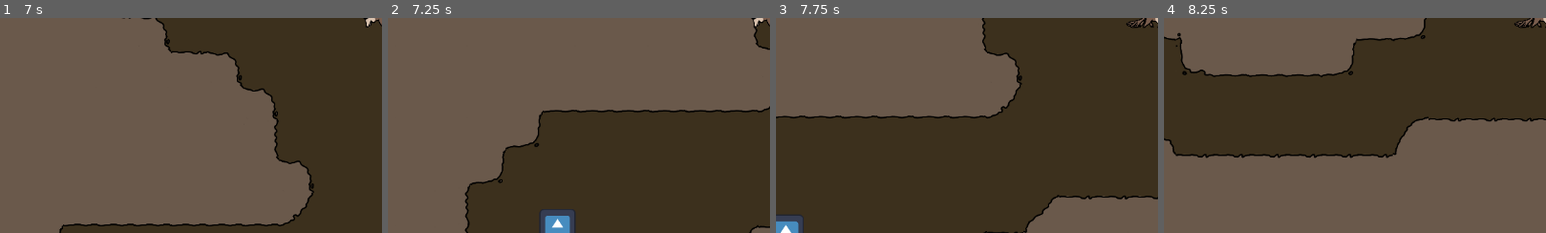
Above: before the commit, frames 1-4 (left to right).
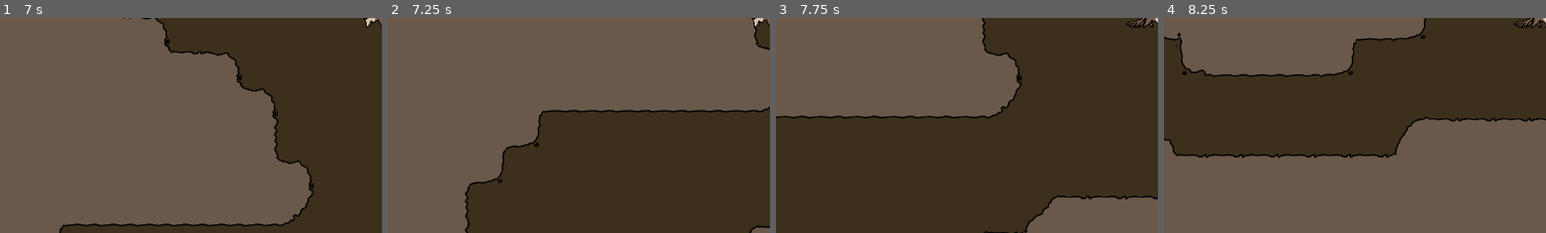
Above: after the commit, the same moments.

Repository: IncrediblyCreativeUsername/Team-Indecisive-Cutthroat-2026
Game: Godot game, scene res://Game/game2.tscn
The game is run twice, just before and just after one commit, with the same random seed, the same clock (stepped at 60 frames per second) and the same inputs. This scene is started directly instead of the project's main scene. The engine's default icon, where the game draws it, is replaced by a stand-in: a white triangle on a blue panel in a dark square.
Inputs (mouse positions are % of the whole screen's width and height, from its top left):
- Up to frame 1 (7 s): tap Enter at 0.5 s; move the mouse to (72, 45) at 0.52 s; hold D (MOVE_RIGHT) 0.53-2.03 s; tap Q (DROP) at 0.6, 2.85, 5.1 s; tap W (JUMP) at 0.77, 1.52, 3.02, 3.77, 4.52, 6.02, 6.77 s; move the mouse to (30, 55) at 1.27 s; tap E (EAT) at 1.35, 3.6, 5.85 s; move the mouse to (60, 28) at 2.02 s; hold A (MOVE_LEFT) 2.03-2.78 s; click (60, 28) at 2.1 s; move the mouse to (45, 70) at 2.77 s; hold D (MOVE_RIGHT) 2.78-4.28 s; move the mouse to (80, 65) at 3.52 s; move the mouse to (20, 35) at 4.27 s; hold A (MOVE_LEFT) 4.28-5.03 s; click (20, 35) at 4.35 s; move the mouse to (55, 50) at 5.02 s; hold D (MOVE_RIGHT) 5.03-5.78 s; move the mouse to (35, 25) at 5.77 s; hold A (MOVE_LEFT) from 5.78 s (still down); move the mouse to (72, 45) at 6.52 s; click (72, 45) at 6.6 s
- Up to frame 2 (7.25 s): keep holding A (MOVE_LEFT)
- Up to frame 3 (7.75 s): move the mouse to (30, 55) at 7.27 s; release A (MOVE_LEFT) at 7.28 s; hold D (MOVE_RIGHT) from 7.28 s (still down); tap Q (DROP) at 7.35 s; tap W (JUMP) at 7.52 s
- Up to frame 4 (8.25 s): keep holding D (MOVE_RIGHT); move the mouse to (60, 28) at 8.02 s; tap E (EAT) at 8.1 s
The pictures show only the part of the screen within x 0-50%, y 50-100%; the shares and areas given below are measured in that part.

Frame 1 is identical in both runs. In frame 2, 1.0% of the frame differs, in the area x 39-49%, y 88-100%; in frame 3, 0.6%; in frame 4, nothing differs.

Commit message:
Bug fixes
Deleted rocks from levels, fixed layering issue between player and hats

Diff:
--- a/Game/Game.tscn
+++ b/Game/Game.tscn
@@ -7,7 +7,6 @@
 [ext_resource type="PackedScene" uid="uid://da15vktx8ws2l" path="res://UI/Pause.tscn" id="4_fuqhk"]
 [ext_resource type="PackedScene" uid="uid://bohevvymyfxhh" path="res://Tilemap/Tilemap.tscn" id="6_fuqhk"]
 [ext_resource type="PackedScene" uid="uid://dgkriuiho5nhi" path="res://Nephew/nephew.tscn" id="6_ghvq8"]
-[ext_resource type="PackedScene" uid="uid://d2unaxpm6c284" path="res://Rock/Rock.tscn" id="8_oscxy"]
 [ext_resource type="AudioStream" uid="uid://caqdoipvw60sr" path="res://Art/Sounds/Music/AnteaterLevelMusic(NameTBD).wav" id="9_eqev2"]
 [ext_resource type="PackedScene" uid="uid://b4w6kdudqm68g" path="res://Boss/Boss.tscn" id="10_q6w4l"]
 
@@ -58,9 +57,6 @@
 [node name="Enemy7" parent="." unique_id=697022856 instance=ExtResource("4_37esa")]
 position = Vector2(1781, 3107)
 
-[node name="Rock" parent="." unique_id=1088549404 instance=ExtResource("8_oscxy")]
-position = Vector2(-586, -604)
-
 [node name="AudioStreamPlayer2D" type="AudioStreamPlayer" parent="." unique_id=2112822668]
 process_mode = 3
 stream = ExtResource("9_eqev2")
--- a/Game/game2.tscn
+++ b/Game/game2.tscn
@@ -8,7 +8,6 @@
 [ext_resource type="PackedScene" uid="uid://dy7klndipufbg" path="res://Player/Player.tscn" id="5_tvcsn"]
 [ext_resource type="PackedScene" uid="uid://dfooacd5orfqh" path="res://Enemy/Enemy.tscn" id="6_o8kjv"]
 [ext_resource type="PackedScene" uid="uid://dgkriuiho5nhi" path="res://Nephew/nephew.tscn" id="7_54uxu"]
-[ext_resource type="PackedScene" uid="uid://d2unaxpm6c284" path="res://Rock/Rock.tscn" id="8_weqps"]
 [ext_resource type="PackedScene" uid="uid://b4w6kdudqm68g" path="res://Boss/Boss.tscn" id="10_58alt"]
 
 [node name="Game" type="Node2D" unique_id=58104947]
@@ -140,8 +139,5 @@
 
 [node name="Rocks" type="Node2D" parent="." unique_id=1803373562]
 
-[node name="Rock" parent="Rocks" unique_id=116595279 instance=ExtResource("8_weqps")]
-position = Vector2(-1098, 13)
-
 [node name="Boss" parent="." unique_id=611915068 instance=ExtResource("10_58alt")]
 position = Vector2(-12653, 10435)
--- a/Player/Player.tscn
+++ b/Player/Player.tscn
@@ -225,6 +225,7 @@
 shape = SubResource("RectangleShape2D_ddoul")
 
 [node name="Hats" parent="." unique_id=1316857142 instance=ExtResource("3_tok1r")]
+z_index = 1
 position = Vector2(-32.142857, -30.357143)
 scale = Vector2(1.523, 1.523)
 
